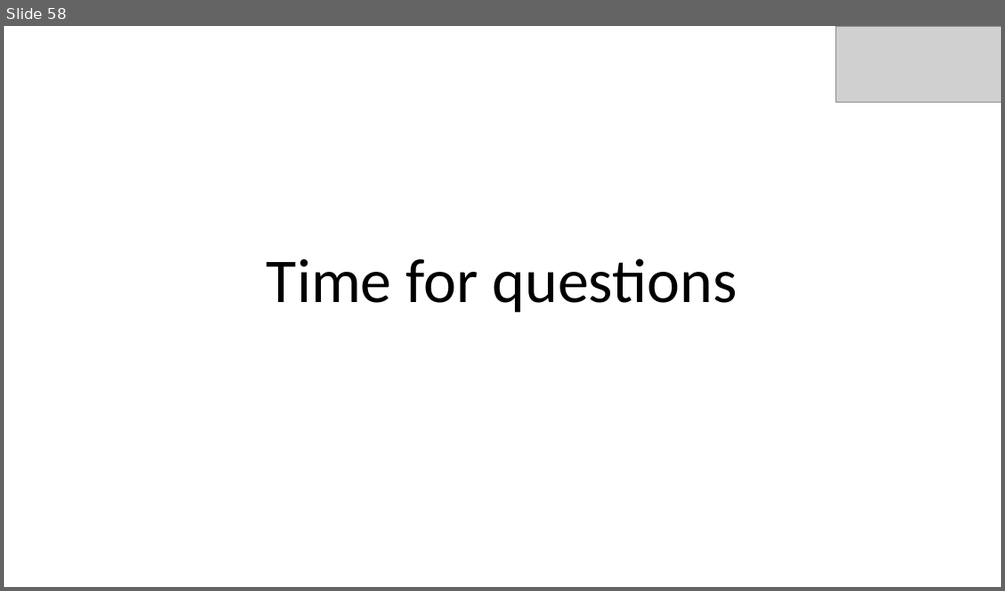
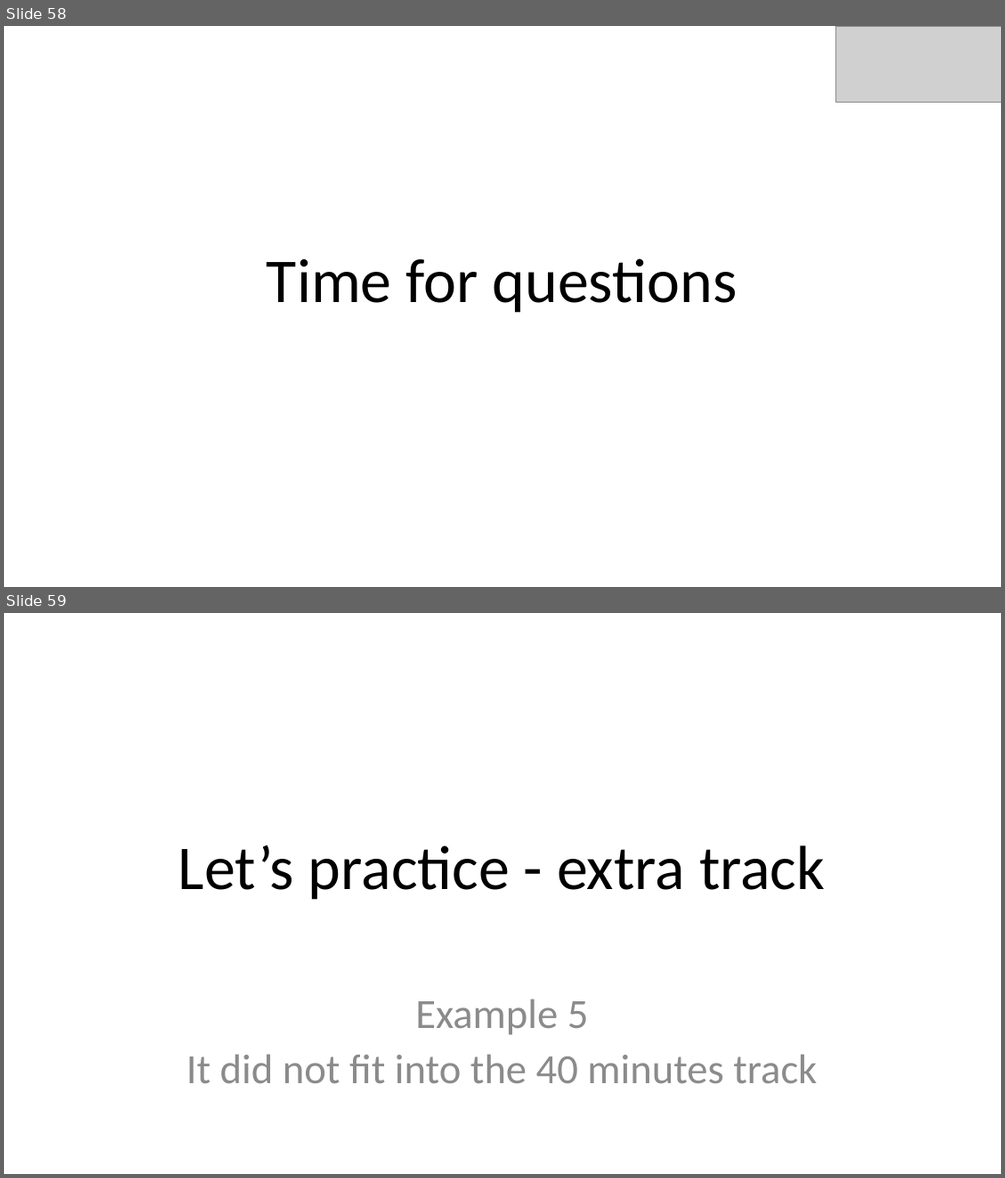
Before and after one commit to bluebird75/whoiam, a slide deck: PyParis_2018/Type Annotations PyParis 2018 - v4 for pdf.pptx. Shown one above the other, each under a label of ours: slide 58 before the commit, slides 58 and 59 after it. The pictures are 1005x591 and 1005x1178 pixels, drawn with LibreOffice and Linux fonts; fonts in the diff are those of the drawing; grey boxes stand for pictures. Boxes give left, top, right and bottom in pixels: in the first picture for what was removed or moved away, otherwise in the second. Text is boxed around its words. In the diff, an @@ line names an element or a change of style, - is before the commit and + after.

Commit message:
Add resources page and an extra example
- videos and website about Type Annotations
- one extra example showing how to solve circular imports

```diff
--- a/PyParis_2018/Type Annotations PyParis 2018 - v4 for pdf.pptx
+++ b/PyParis_2018/Type Annotations PyParis 2018 - v4 for pdf.pptx
@@ slide 59 added at [4,613,1001,1174], background #FFFFFF @@
@@ title added at [178,844,825,900], 60 pt, text #000000 @@
+Let’s practice - extra track
@@ text added at [186,998,817,1083], 40 pt, text #8C8C8C @@
+Example 5
+It did not fit into the 40 minutes track
```
Also in this commit, not shown: 12 other slides added, 2 other files.
